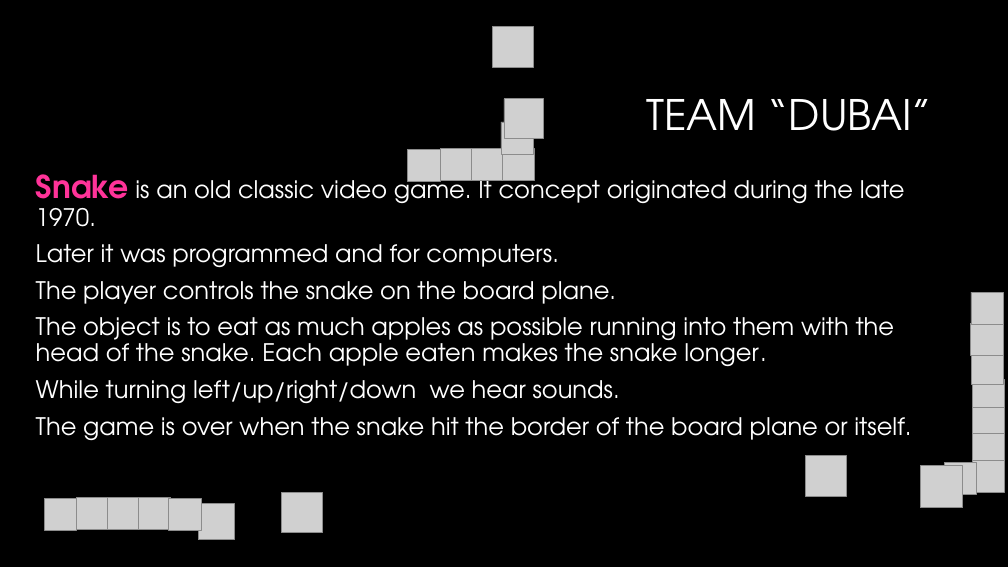
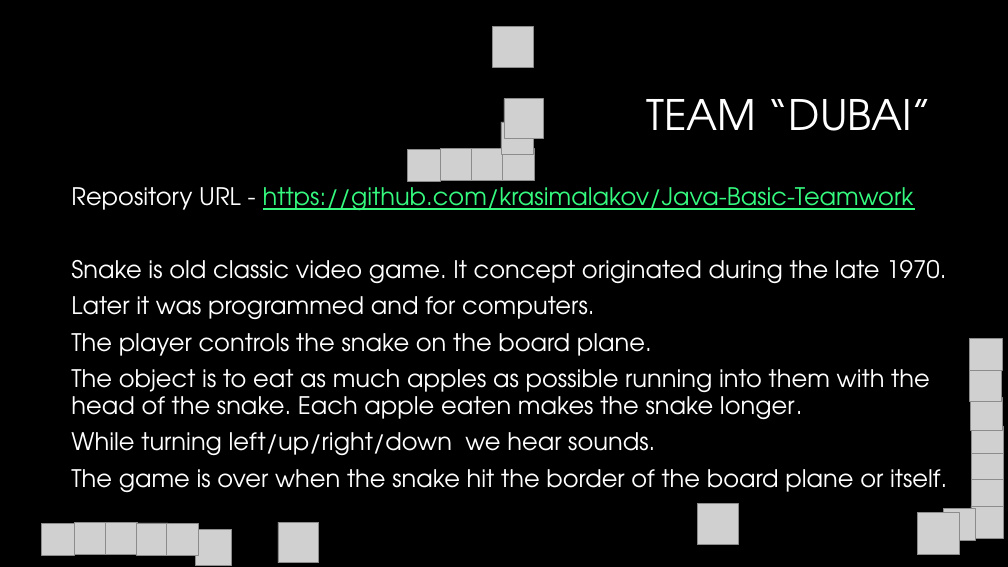
Before and after one commit to krasimalakov/Java-Basic-Game, a slide deck: slide 4 of Java-Basics-Team-Dubai.pptx (slide 3 before the commit). Drawn at 1008x567 pixels with LibreOffice and Linux fonts; fonts in the diff are those of the drawing; grey boxes stand for pictures; background and template pictures are left out. Boxes give left, top, right and bottom in pixels: in the first picture for what was removed or moved away, otherwise in the second. Text is boxed around its words. In the diff, an @@ line names an element or a change of style, - is before the commit and + after.

```diff
--- a/Java-Basics-Team-Dubai.pptx
+++ b/Java-Basics-Team-Dubai.pptx
@@ text "Repository URL - https://github.com/krasimalakov/Java-Basic- ...": place and size @@
-text "Repository URL - https://github.com/krasimalakov/Java-Basic- ..." at [36, 173, 911, 440]
+text "Repository URL - https://github.com/krasimalakov/Java-Basic- ..." at [71, 180, 947, 492]
@@ text at [71, 180, 946, 283]: text changed @@
-Snake is an old classic video game. It concept originated during the late 1970.
+Repository URL - https://github.com/krasimalakov/Java-Basic-Teamwork
+Snake is old classic video game. It concept originated during the late 1970.
@@ picture: place and size @@
-picture at [805, 456, 846, 497]
+picture at [697, 504, 738, 544]
@@ 8 pictures: place and size @@
-8 pictures at [944, 292, 1005, 495]
+8 pictures at [944, 338, 1004, 541]
@@ 3 pictures: place and size @@
-3 pictures at [45, 497, 201, 531]
+3 pictures at [42, 523, 199, 557]
@@ 3 pictures: place and size @@
-3 pictures at [107, 497, 234, 540]
+3 pictures at [105, 523, 232, 566]
@@ picture: place and size @@
-picture at [282, 492, 323, 533]
+picture at [278, 523, 319, 563]
@@ picture: place and size @@
-picture at [920, 466, 963, 508]
+picture at [917, 513, 960, 555]
```
Also in this commit, not shown: 1 slide added, 2 other files.
